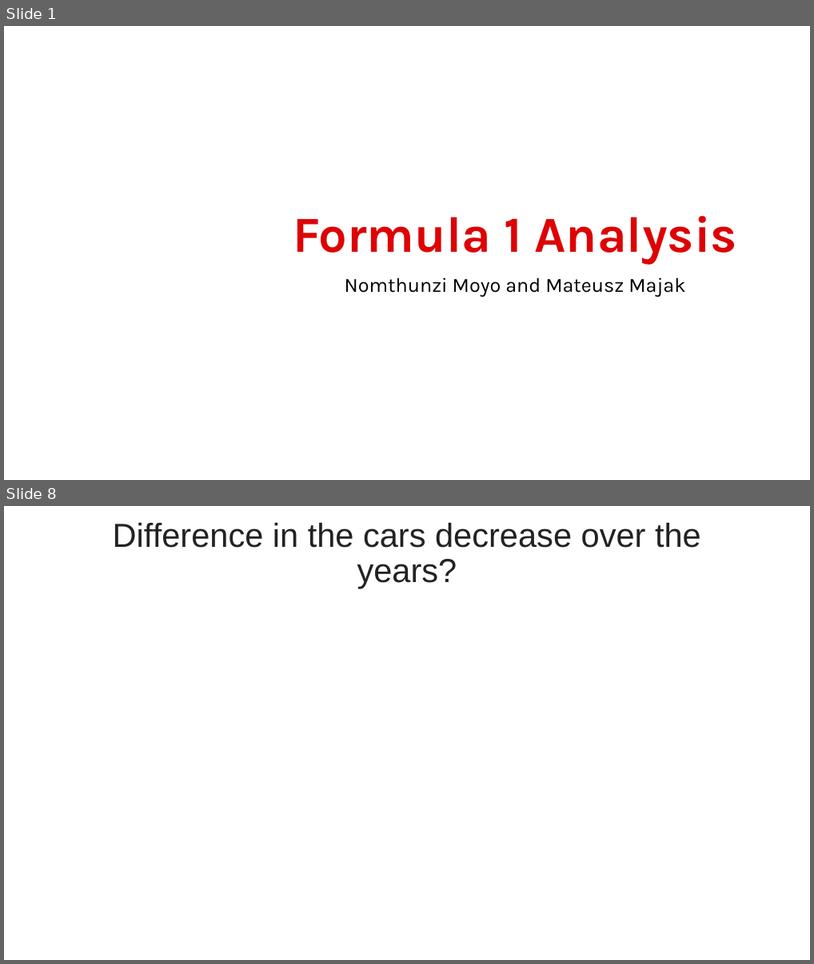
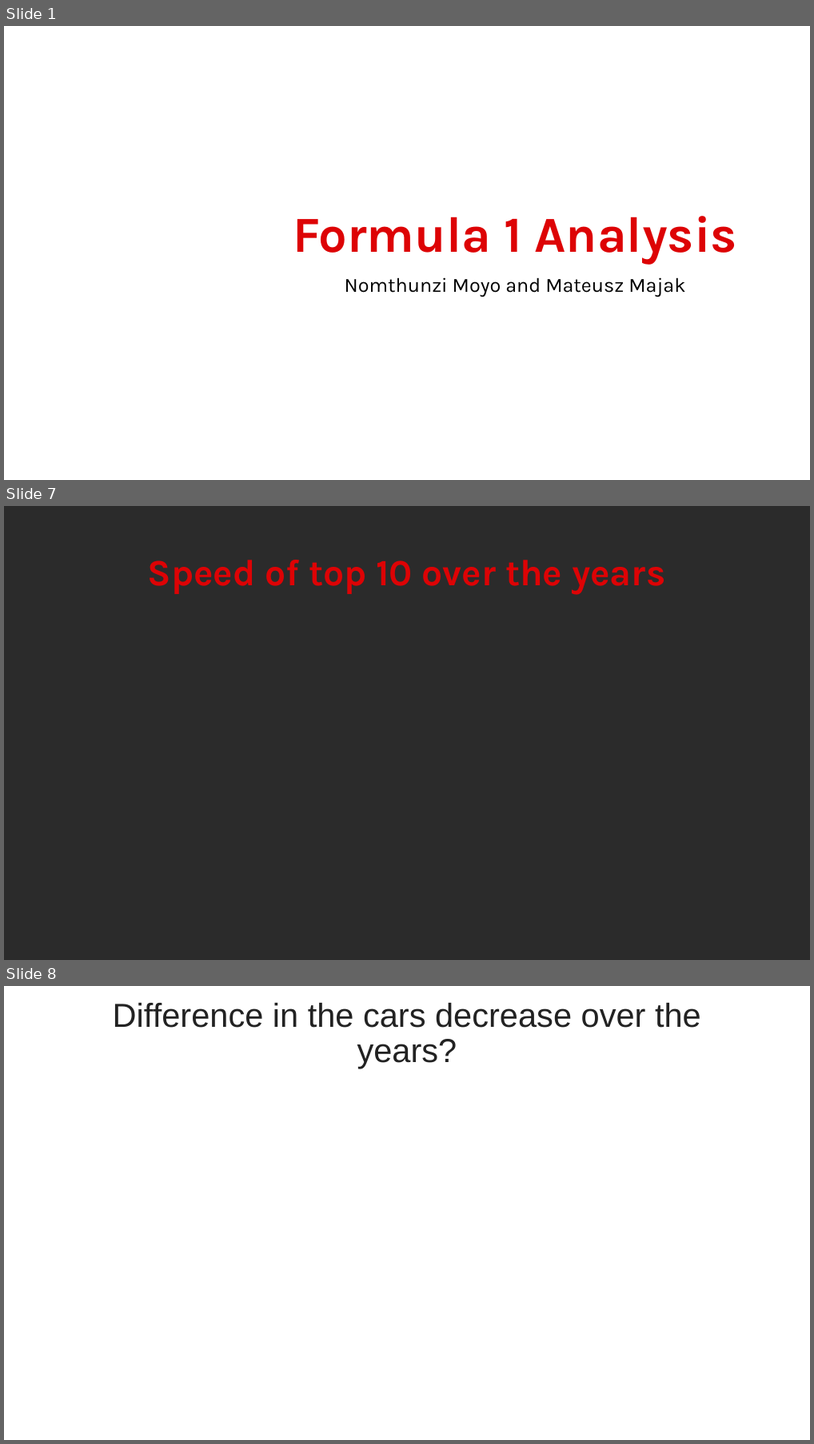
Before and after one commit to MateuszMajak/R_Visual, a slide deck: Presentation/F1_Presentation_Moyo_Majak.pptx. Shown one above the other, each under a label of ours: slides 1 and 8 before the commit, slides 1, 7 and 8 after it; the slides between them are not shown. The pictures are 814x964 and 814x1444 pixels, drawn with LibreOffice and Linux fonts; fonts in the diff are those of the drawing; background and template pictures are left out; a plain dark background stands for a picture behind light text. Boxes give left, top, right and bottom in pixels: in the first picture for what was removed or moved away, otherwise in the second. Text is boxed around its words. In the diff, an @@ line names an element or a change of style, - is before the commit and + after.

```diff
--- a/Presentation/F1_Presentation_Moyo_Majak.pptx
+++ b/Presentation/F1_Presentation_Moyo_Majak.pptx
@@ slide 7 added at bbox=[4, 506, 810, 960], background picture (left out) @@
@@ title added at bbox=[148, 560, 666, 594], 44 pt, text #DD0305, bold @@
+Speed of top 10 over the years
```
Also in this commit, not shown: 3 slides changed, 3 other slides added, 5 slides removed, 1 other file.
